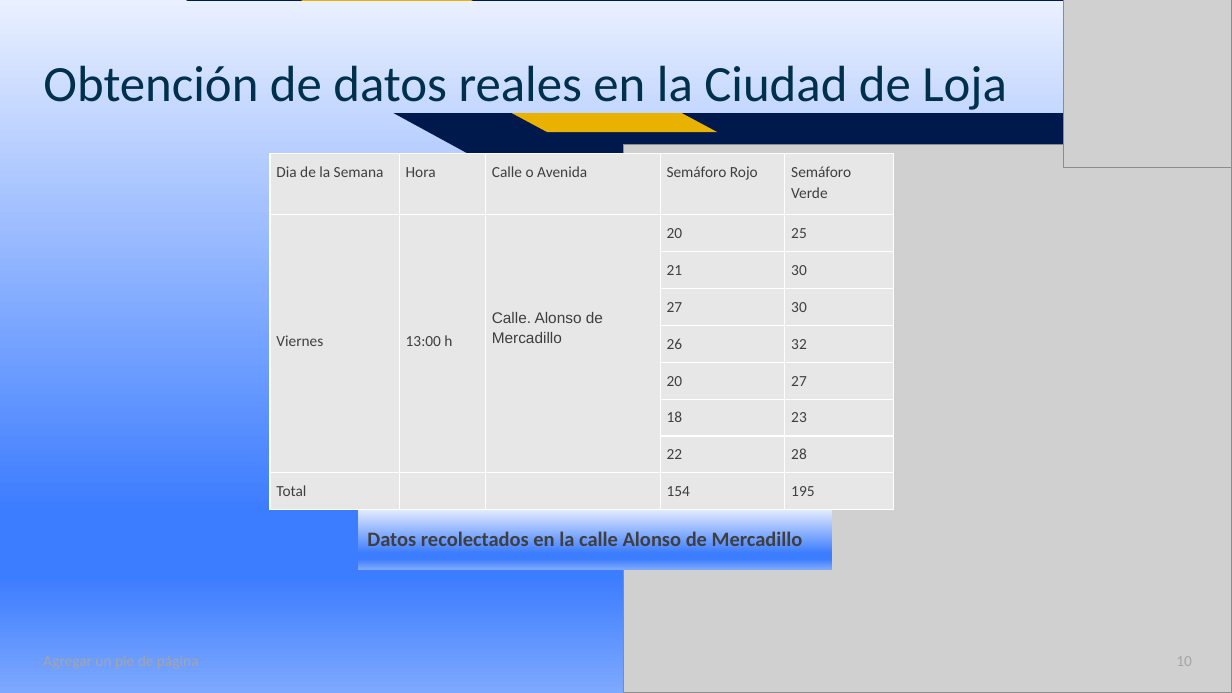
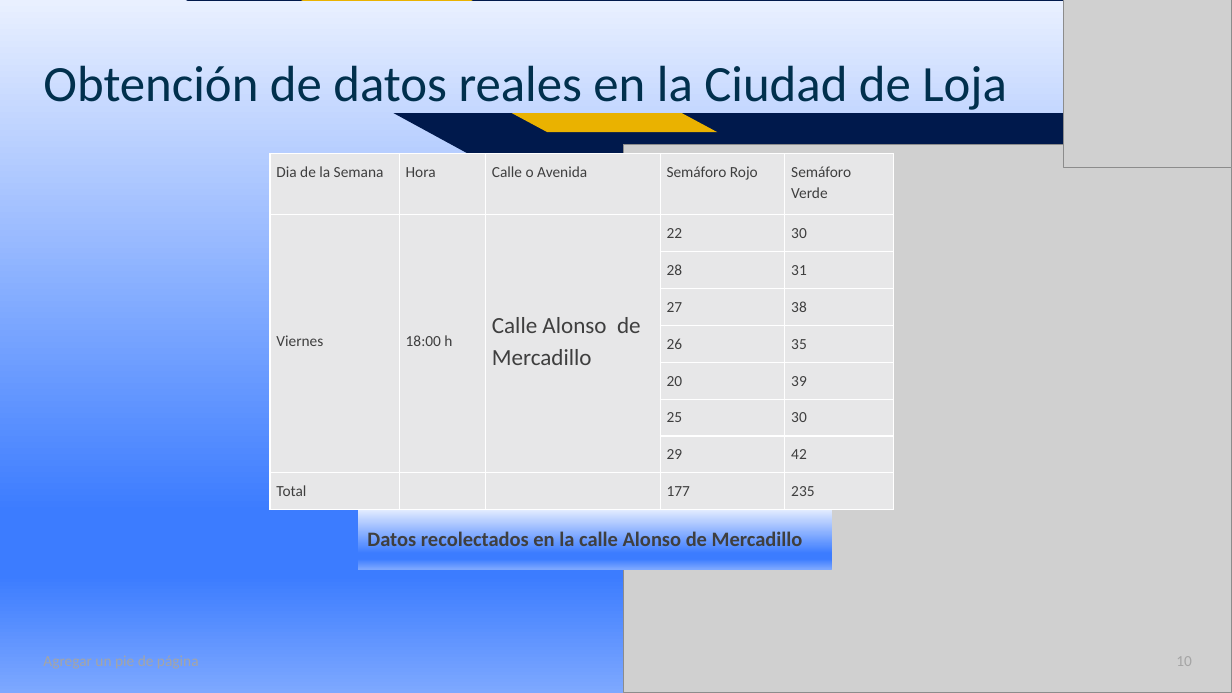
Before and after one commit to DeibyCalva/Proyecto_Netlogo, a slide deck: slide 10 of PRESENTACION NETLOGO.pptx. Drawn at 1232x693 pixels with LibreOffice and Linux fonts; fonts in the diff are those of the drawing; grey boxes stand for pictures. Boxes give left, top, right and bottom in pixels: in the first picture for what was removed or moved away, otherwise in the second. Text is boxed around its words. In the diff, an @@ line names an element or a change of style, - is before the commit and + after.

```diff
--- a/PRESENTACION NETLOGO.pptx
+++ b/PRESENTACION NETLOGO.pptx
@@ table at (270, 153, 894, 510) @@
-row 2: Viernes | 13:00 h | Calle. Alonso de Mercadillo | 20 | 25
+row 2: Viernes | 18:00 h | Calle Alonso de Mercadillo | 22 | 30
-row 3, column 4: 21
+row 3, column 4: 28
-row 3, column 5: 30
+row 3, column 5: 31
-row 4, column 5: 30
+row 4, column 5: 38
-row 5, column 5: 32
+row 5, column 5: 35
-row 6, column 5: 27
+row 6, column 5: 39
-row 7, column 4: 18
+row 7, column 4: 25
-row 7, column 5: 23
+row 7, column 5: 30
-row 8, column 4: 22
+row 8, column 4: 29
-row 8, column 5: 28
+row 8, column 5: 42
-row 9, column 4: 154
+row 9, column 4: 177
-row 9, column 5: 195
+row 9, column 5: 235
```
Also in this commit, not shown: 3 other slides changed, 2 other files.
